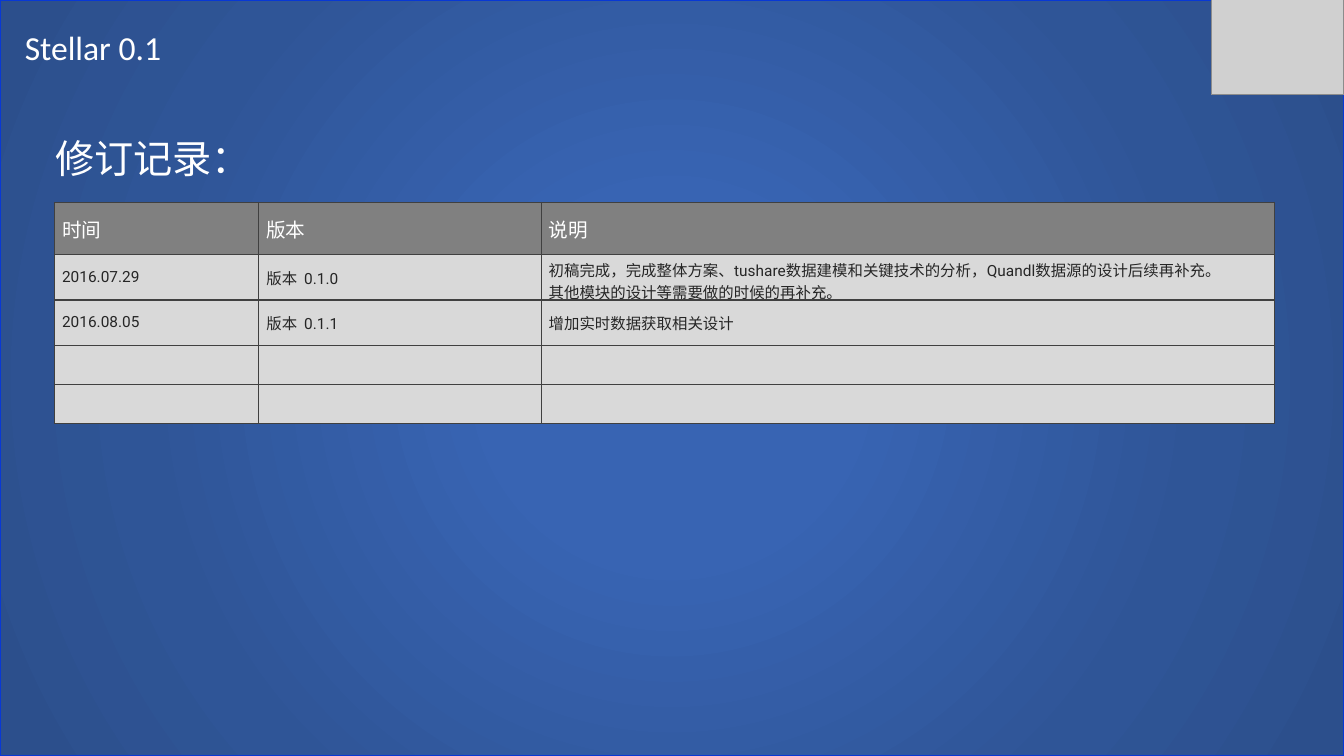
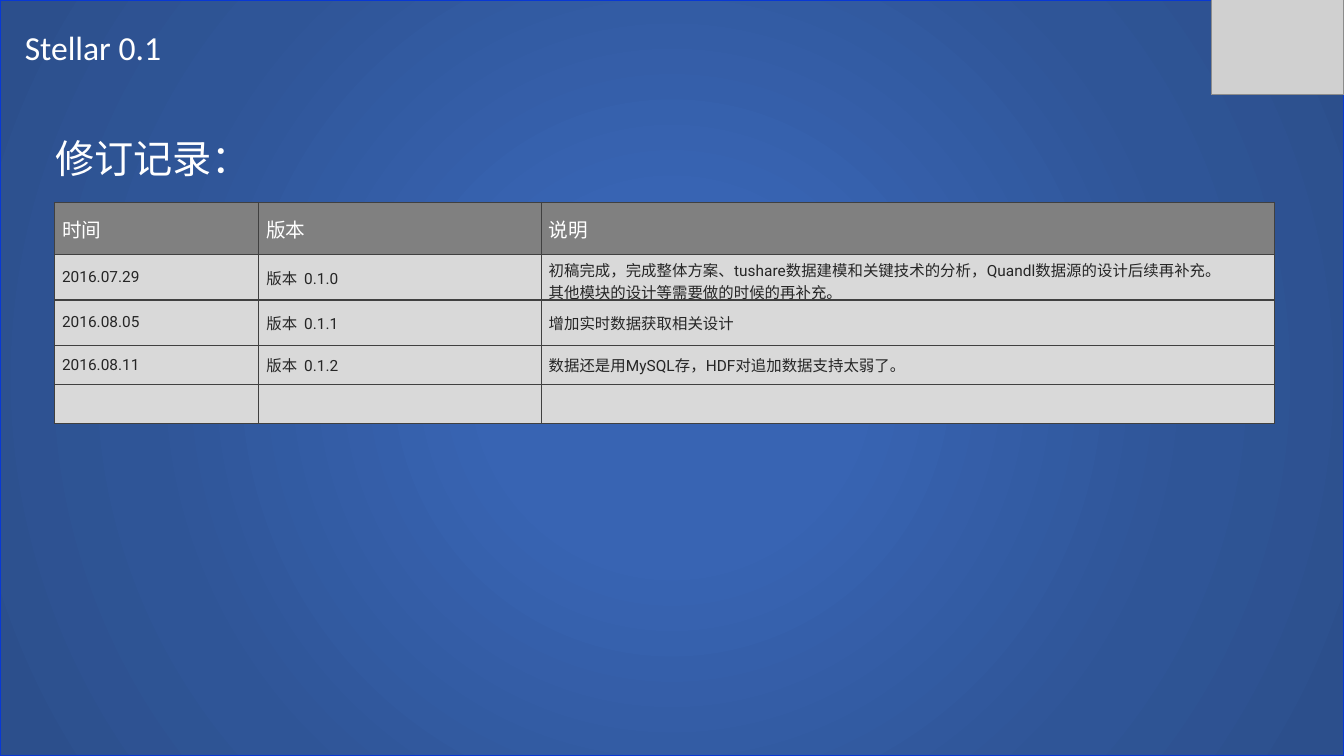
Before and after one commit to SCITLAS/Stellar, a slide deck: slide 2 of Stellar_0.1/documents/design.pptx. Drawn at 1344x756 pixels with LibreOffice and Linux fonts; fonts in the diff are those of the drawing; grey boxes stand for pictures. Boxes give left, top, right and bottom in pixels: in the first picture for what was removed or moved away, otherwise in the second. Text is boxed around its words. In the diff, an @@ line names an element or a change of style, - is before the commit and + after.

```diff
--- a/Stellar_0.1/documents/design.pptx
+++ b/Stellar_0.1/documents/design.pptx
@@ table at box(54, 203, 1274, 423) @@
+row 4: 2016.08.11 | 版本 0.1.2 | 数据还是用MySQL存，HDF对追加数据支持太弱了。
-row 5:  |  | 
```
Also in this commit, not shown: 4 other slides changed, 1 slide added.
